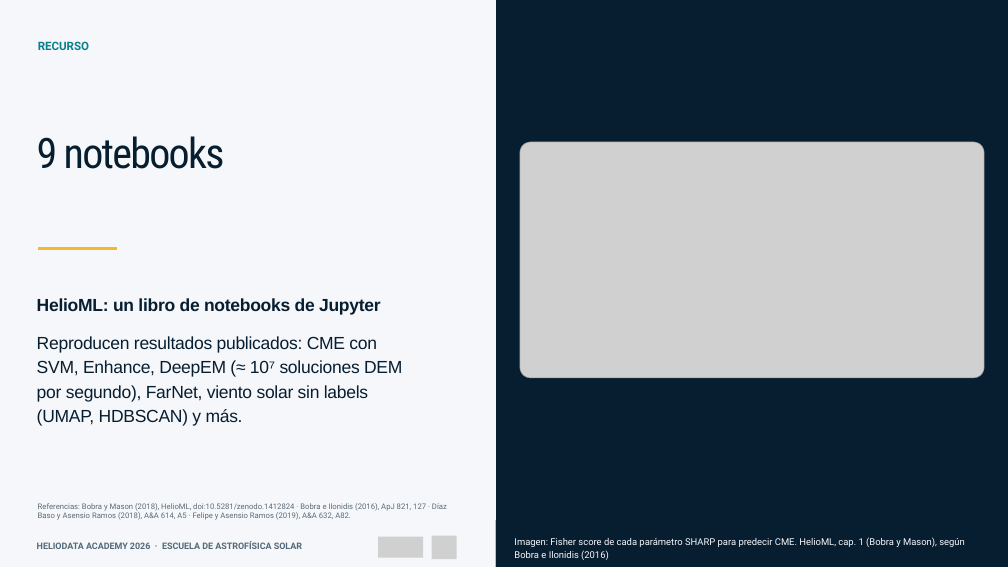
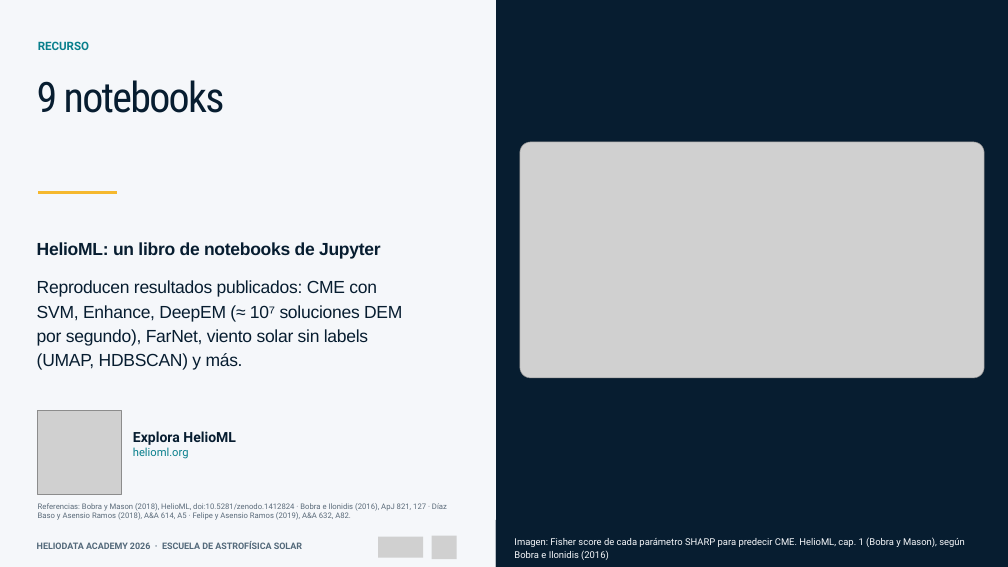
Before and after one commit to Group-of-Solar-Astrophysics/Escuela-Astrofisica-Solar-2026, a slide deck: slide 11 of 01_Material_por_expositor/Juan_Esteban_Agudelo_Ortiz/01_Presentacion/Machine_Learning_aplicado_al_Sol_Escuela_2026.pptx. Drawn at 1008x567 pixels with LibreOffice and Linux fonts; fonts in the diff are those of the drawing; grey boxes stand for pictures. Boxes give left, top, right and bottom in pixels: in the first picture for what was removed or moved away, otherwise in the second. Text is boxed around its words. In the diff, an @@ line names an element or a change of style, - is before the commit and + after.

```diff
--- a/01_Material_por_expositor/Juan_Esteban_Agudelo_Ortiz/01_Presentacion/Machine_Learning_aplicado_al_Sol_Escuela_2026.pptx
+++ b/01_Material_por_expositor/Juan_Esteban_Agudelo_Ortiz/01_Presentacion/Machine_Learning_aplicado_al_Sol_Escuela_2026.pptx
@@ 3 texts, 1 freeform shape: place and size @@
-3 texts, 1 freeform shape at <box>37,136,402,426</box>
+3 texts, 1 freeform shape at <box>37,80,402,370</box>
@@ picture added at <box>38,411,121,494</box> @@
@@ text added at <box>133,431,236,459</box>, 20 pt, text #071D30, bold @@
+Explora HelioML
+helioml.org
```
Also in this commit, not shown: 1 other file.
